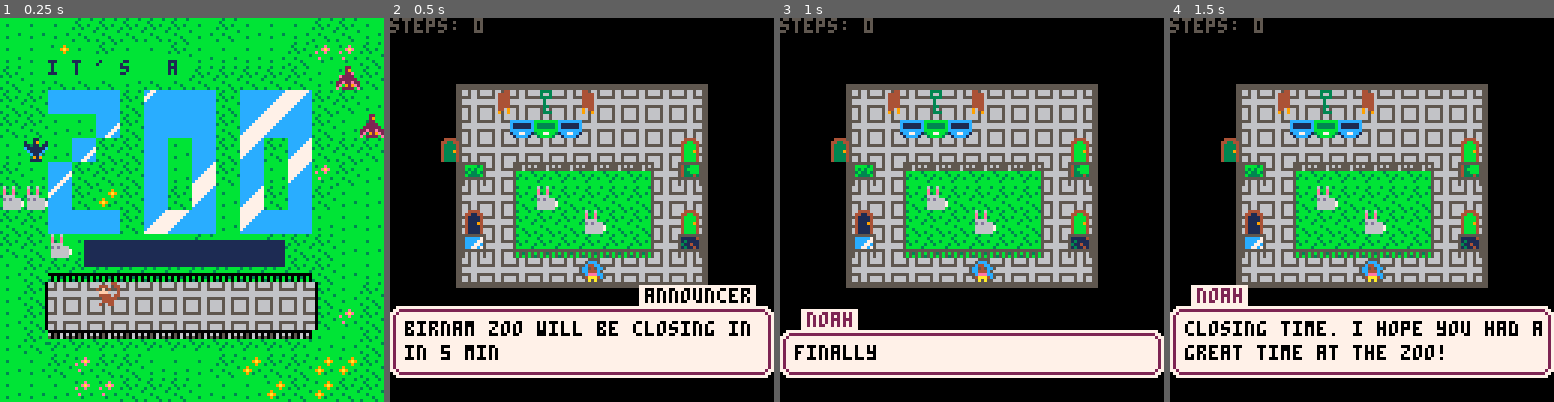
Above: before the commit, frames 1-4 (left to right).
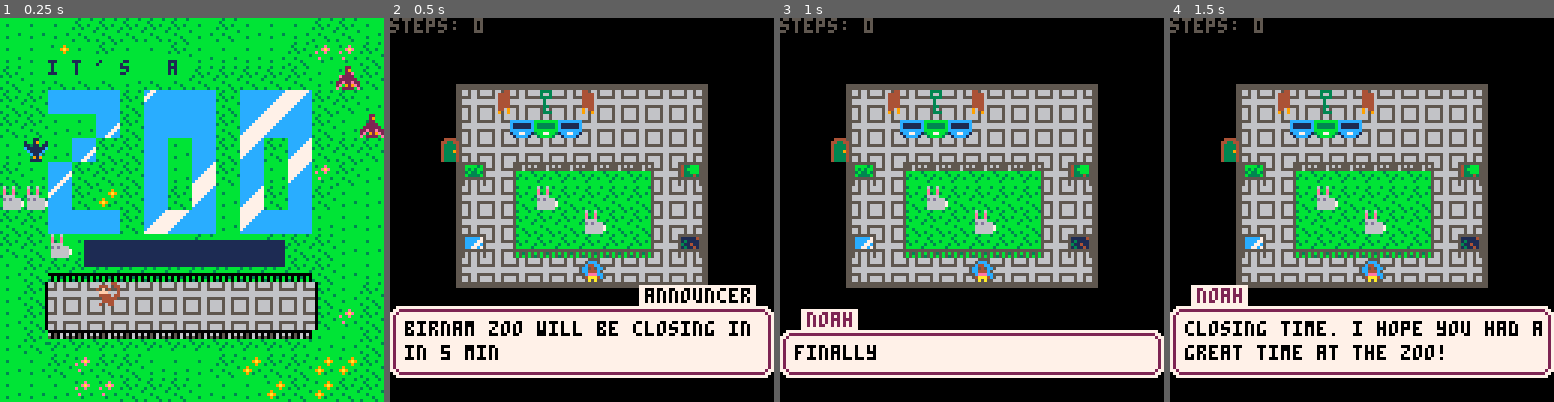
Above: after the commit, the same moments.

Repository: avalkyrie/zoo-game
Game: PICO-8 cartridge zoo.p8
Two runs of this game, one before a commit and one after it. Both use one fixed random seed, a clock stepped at 60 frames per second and the inputs below.
Inputs:
- Up to frame 1 (0.25 s): no input
- Up to frame 2 (0.5 s): tap X (X key) at 0.33 s
- Up to frame 3 (1 s): tap O (Z key) at 0.7 s
- Up to frame 4 (1.5 s): tap X (X key) at 1.07 s

Frame 1 is identical in both runs. In frame 2, 0.8% of the frame differs, in the area x 19-81%, y 31-57%; in frame 3, 0.8%; in frame 4, 0.8%.

Commit message:
Disable doors in plaza until we can redraw them.

Diff:
--- a/zoo.p8
+++ b/zoo.p8
@@ -220,7 +220,7 @@
 		exit.sprite = index.cexit
 		aas(blocks, {198,3,2,199,4,2,198,5,2}) -- trash cans
 		aas(sprites, {192,1,7,193,1,4,194,10,7,195,10,4}) -- signs
-		aas(sprites, {197,1,6,196,10,3,196,10,6}) -- static doors
+		--aas(sprites, {197,1,6,196,10,3,196,10,6}) -- static doors
 		aas(sprites, {201,2,1,202,6,1})
 		sprites[4][1] = index.key
 		aa(animals, index.rabbit, {4,5,6,6})
